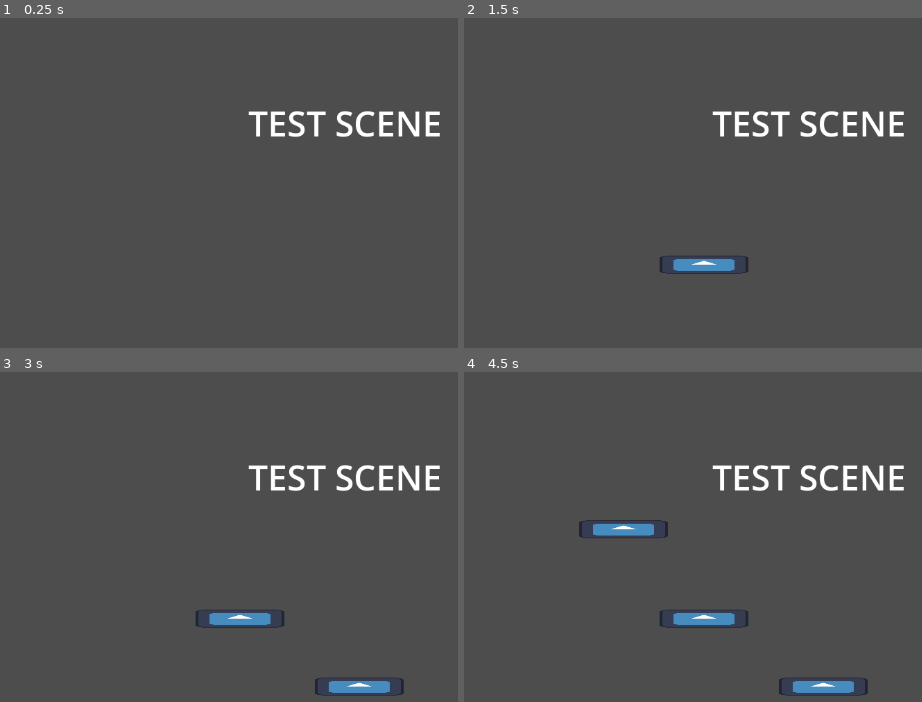
Above: before the commit, frames 1-4 (two rows, left to right).
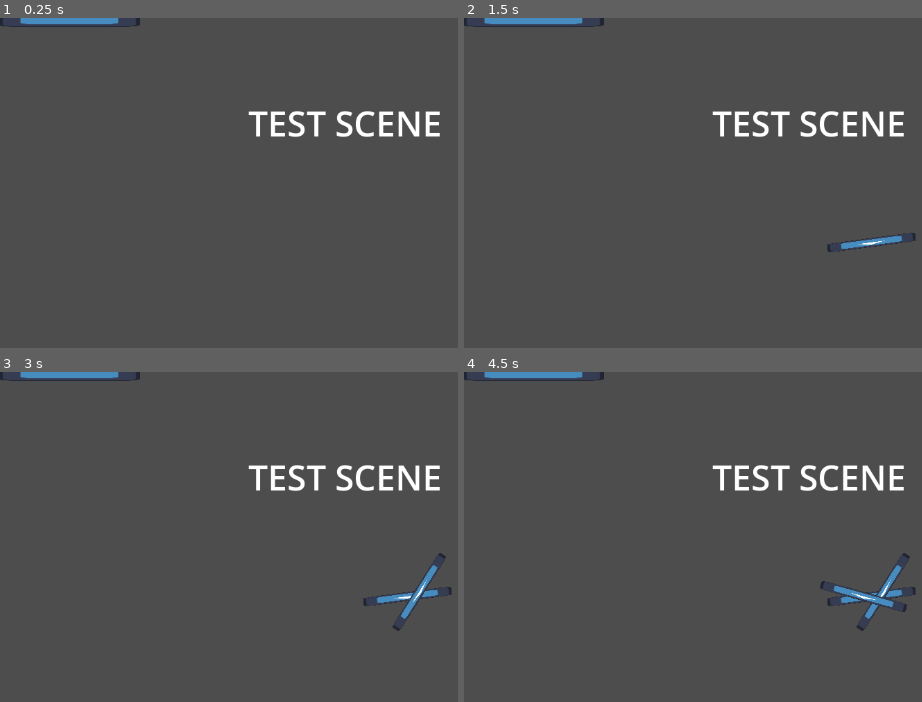
Above: after the commit, the same moments.

Repository: ubeslug/safety-first
Game: Godot game, scene res://scenes/Tester.tscn
Two runs of this game, one before a commit and one after it. Both use one fixed random seed, a clock stepped at 60 frames per second and the inputs below. The project has no main scene, so this scene is started directly. The engine's default icon, where the game draws it, is replaced by a stand-in: a white triangle on a blue panel in a dark square.
Inputs (mouse positions are in pixels of both pictures, inside the frame that each line leads up to):
- Up to frame 1 (0.25 s): no input
- Up to frame 2 (1.5 s): tap Enter at 0.5 s; move the mouse to (outside the picture) at 0.52 s; hold D (performer_right) 0.53-1.28 s; click (outside the picture) at 0.67 s; tap Space at 1.25 s; move the mouse to (702, 265) at 1.27 s; hold A (performer_left) from 1.28 s (still down); click (702, 265) at 1.42 s
- Up to frame 3 (3 s): tap Enter at 2 s; move the mouse to (outside the picture) at 2.02 s; release A (performer_left) at 2.03 s; hold D (performer_right) from 2.03 s (still down); click (outside the picture) at 2.17 s; tap Space at 2.75 s; move the mouse to (361, 685) at 2.77 s; click (361, 685) at 2.92 s
- Up to frame 4 (4.5 s): tap Enter at 3.5 s; move the mouse to (outside the picture) at 3.52 s; release D (performer_right) at 3.53 s; hold A (performer_left) from 3.53 s (still down); click (outside the picture) at 3.67 s; tap Space at 4.25 s; move the mouse to (624, 530) at 4.27 s; click (624, 530) at 4.42 s

The runs differ from the first frame. In frame 1, 0.5% of the frame differs, in the area x 0-31%, y 0-3%; in frame 2, 1.5%; in frame 3, 2.5%; in frame 4, 3.3%, in the area x 0-99%, y 0-99%.

Commit message:
trampoline point at and spawn in middle

Diff:
--- a/scenes/Tester.tscn
+++ b/scenes/Tester.tscn
@@ -14,3 +14,17 @@
 offset_bottom = 186.0
 theme_override_font_sizes/font_size = 50
 text = "TEST SCENE"
+
+[node name="point1" type="Node2D" parent="."]
+rotation = -1.5708
+scale = Vector2(1, 0.2)
+
+[node name="point2" type="Node2D" parent="."]
+position = Vector2(200, 0)
+rotation = -1.5708
+scale = Vector2(1, 0.2)
+
+[node name="Trampoline" parent="." instance=ExtResource("2_mfh4t")]
+position = Vector2(100, 0)
+rotation = 0.0
+scale = Vector2(1.6, 0.2)
--- a/scenes/Trampoline.tscn
+++ b/scenes/Trampoline.tscn
@@ -4,7 +4,8 @@
 [ext_resource type="Texture2D" uid="uid://dvjvlqo82gc55" path="res://assets/icon.svg" id="1_x4jd5"]
 
 [node name="Trampoline" type="Node2D"]
-scale = Vector2(1, 0.2)
+rotation = -1.5708
+scale = Vector2(1, 0.1)
 script = ExtResource("1_tjmnf")
 
 [node name="Icon" type="Sprite2D" parent="."]
--- a/scripts/Stage Hand/TrampolineCreator.gd
+++ b/scripts/Stage Hand/TrampolineCreator.gd
@@ -5,7 +5,7 @@
 var pos1 = null
 
 var trampCount = 0
-@export var maxTramps = 3
+@export var maxTramps = 6
 
 # save position 1
 # when position 2 is created, clear position 1 and create line between
@@ -19,7 +19,7 @@
 		print("L Click")
 		if(pos1):
 			var tramp = trampoline.instantiate()
-			tramp.global_position = pos
+			tramp.global_position = Vector2((pos1.x + pos.x) / 2, (pos1.y + pos.y) / 2)
 			tramp.SetLine(pos1, pos)
 			add_child(tramp)
 			pos1 = null
--- a/scripts/Stage Hand/trampoline.gd
+++ b/scripts/Stage Hand/trampoline.gd
@@ -1,14 +1,6 @@
 extends Node2D
-
-@onready var point1 = $"point 1"
-@onready var point2 = $"point 2"
 
 func SetLine(pos1, pos2):
 	print("set line: ", pos1, " - ", pos2)
-	# set point1 to pos1
-	point1 = pos1
-
-	# set point2 to pos2
-	point2 = pos2
-	print("point2: " , point2)
 	# self.scale = Vector2(pos1.x - pos2.x, 5)
+	look_at(pos2)
